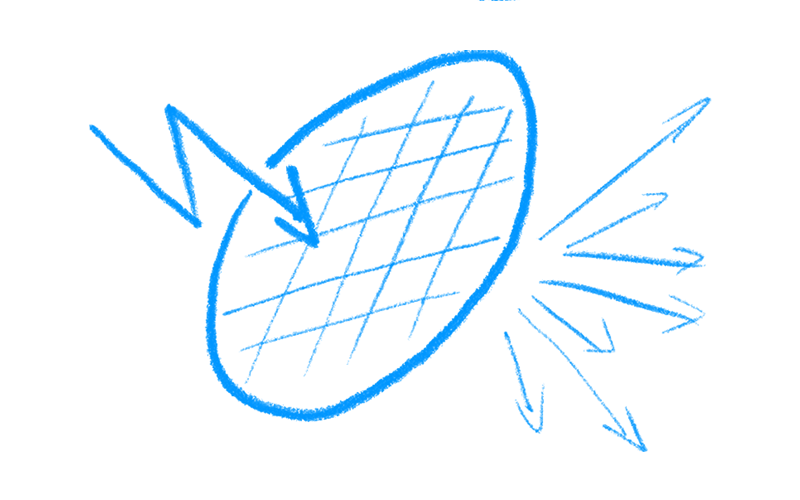
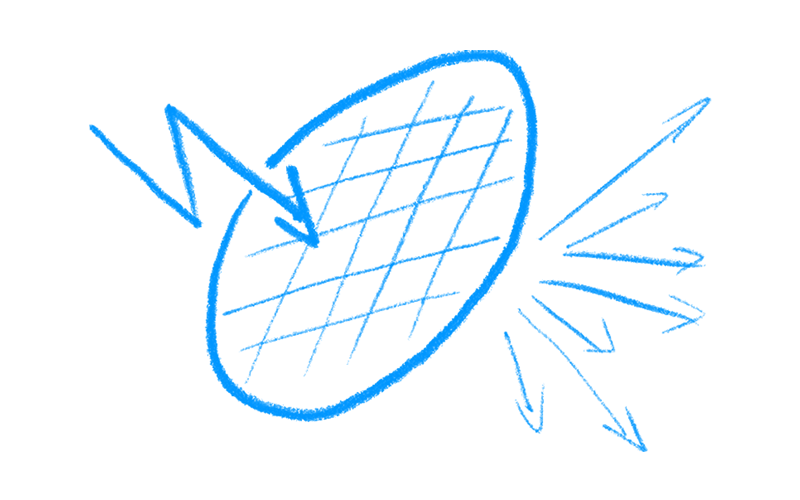
Before/after of a 800 x 500 layered artwork. What changed in the layer stack:
painted on "Layer 2" over <box>477,0,520,1</box>
